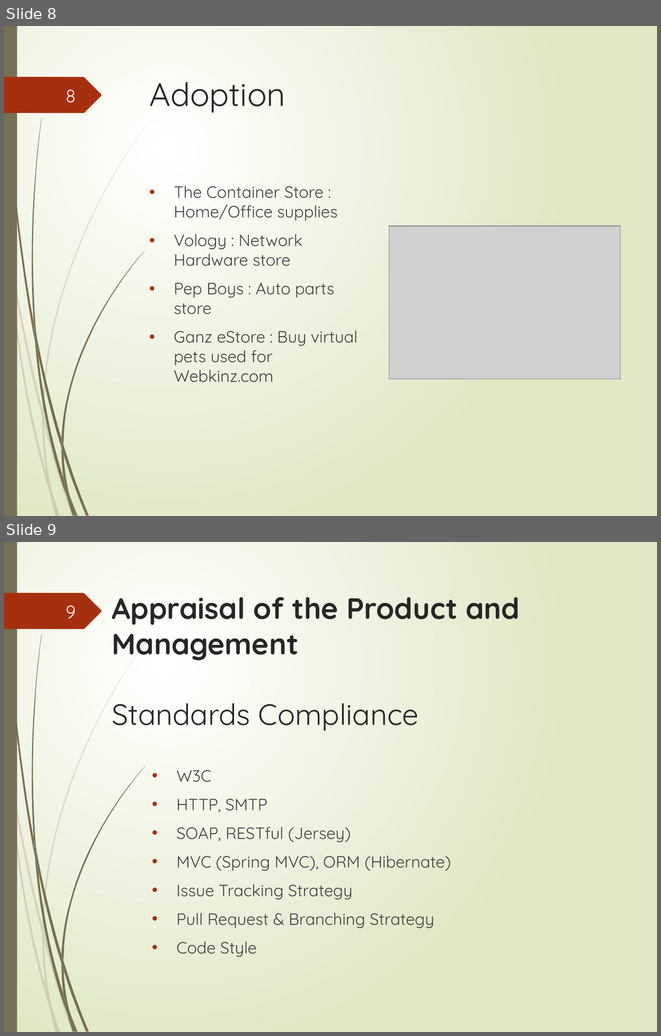
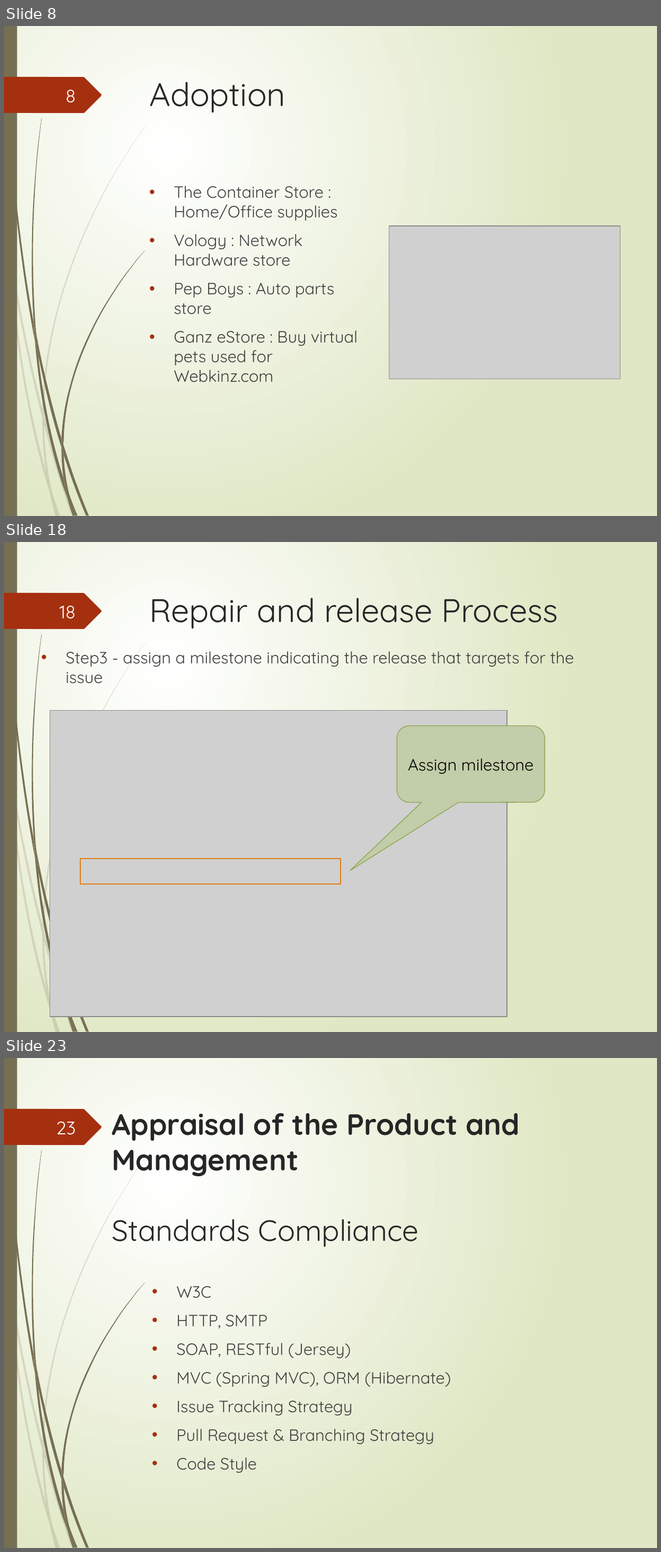
Before and after one commit to proliuxz/SME, a slide deck: Broadleaf.pptx. Shown one above the other, each under a label of ours: slides 8 and 9 before the commit, slides 8, 18 and 23 after it; the slides between them are not shown. The pictures are 661x1036 and 661x1552 pixels, drawn with LibreOffice and Linux fonts; fonts in the diff are those of the drawing; grey boxes stand for pictures. Boxes give left, top, right and bottom in pixels: in the first picture for what was removed or moved away, otherwise in the second. Text is boxed around its words. In the diff, an @@ line names an element or a change of style, - is before the commit and + after.

```diff
--- a/Broadleaf.pptx
+++ b/Broadleaf.pptx
@@ slide 18 added at (4,542,657,1032), background gradient #FFFFFF to #DFE8C4; not listed: 21 template elements that a slide beside it also shows @@
@@ title added at (149,598,558,629), 36 pt, text #262626 @@
+Repair and release Process
@@ page number added at (60,606,76,619), 20 pt, text #FEFFFF @@
+18
@@ text added at (65,651,574,684), 18 pt, text #404040 @@
+• Step3 - assign a milestone indicating the release that targets for the issue
@@ picture added at (50,711,507,1017) @@
@@ rounded speech box added at (397,725,545,802), fill #C2CEA9, outline #8BA249 0.75 pt, 18 pt, text #000000 @@
+  Assign milestone
@@ rectangle added at (80,858,340,883), outline #DE7E18 1.25 pt @@
@@ what was slide 9 is now slide 23 @@
@@ page number at (56,1121,76,1135): text changed @@
-9
+23
```
Also in this commit, not shown: 1 slide changed, 14 other slides added.
